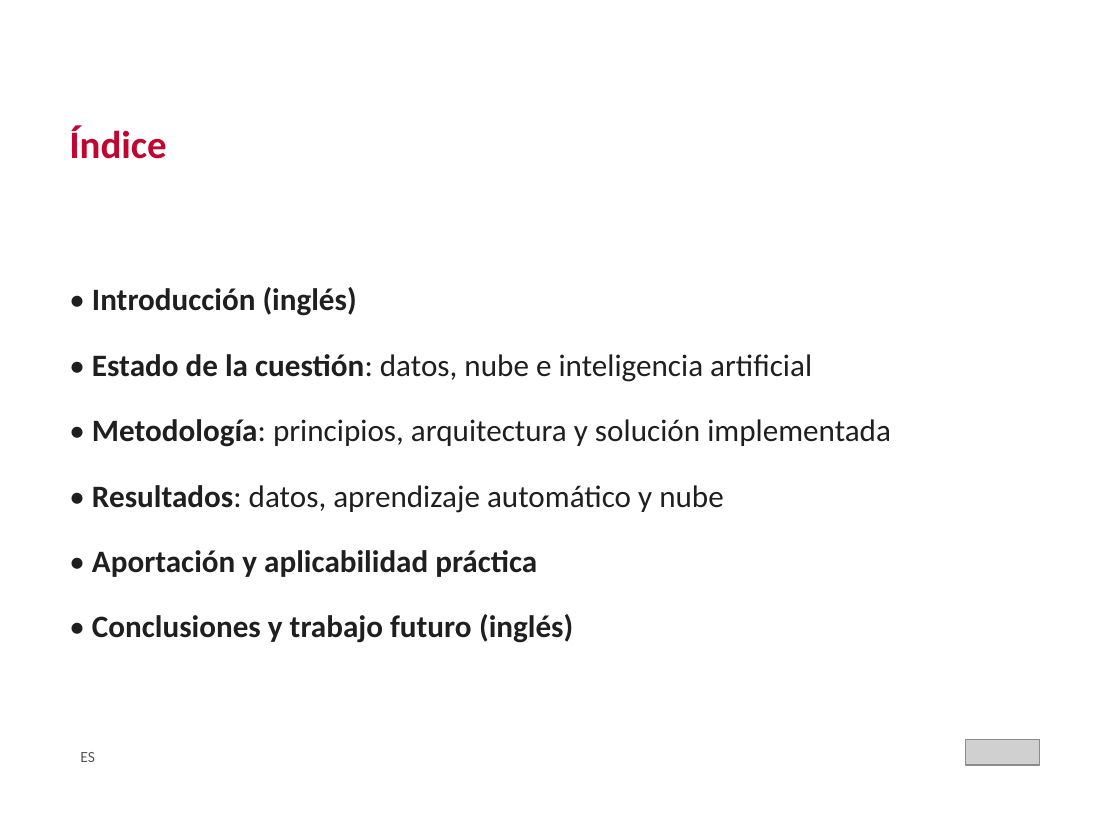
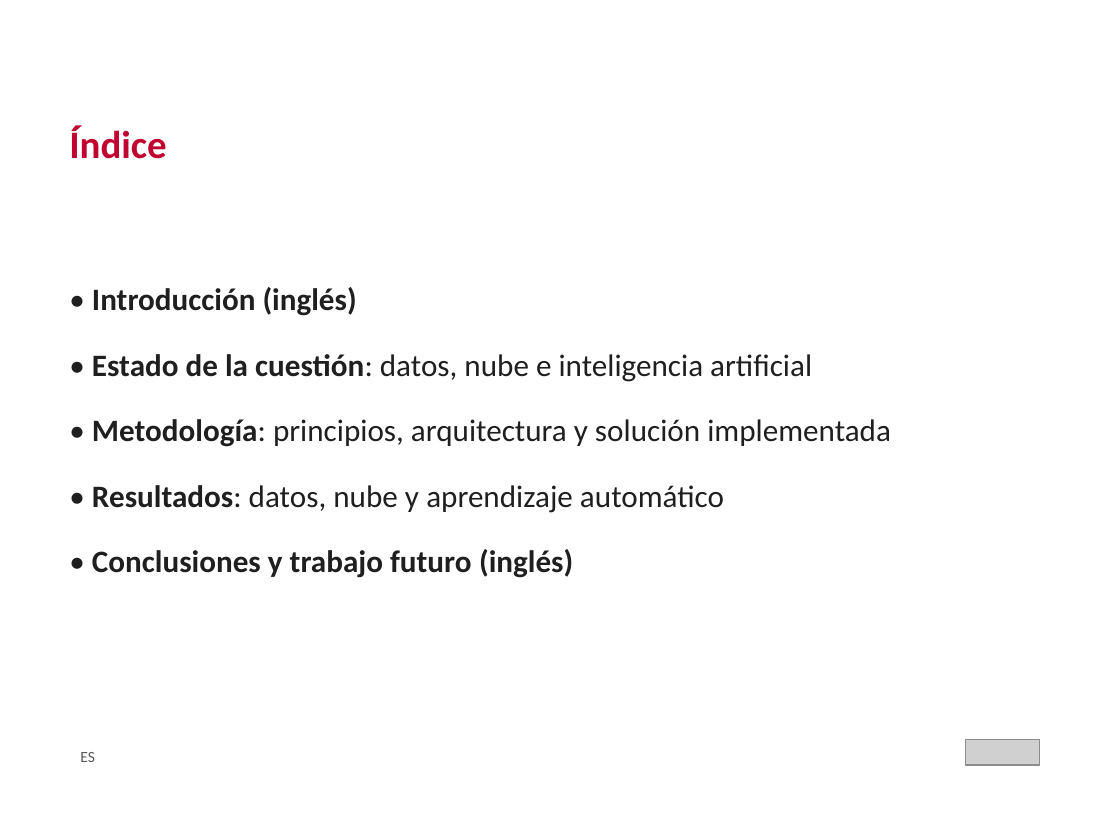
Before and after one commit to crismo04/TFM-cloud-soliutions-to-public-data, a slide deck: slide 2 of master's thesis/TFM_MII_Cloud_AI_PublicData_MolinaCristian_2026.pptx. Drawn at 1120x840 pixels with LibreOffice and Linux fonts; fonts in the diff are those of the drawing; grey boxes stand for pictures; background and template pictures are left out. Boxes give left, top, right and bottom in pixels: in the first picture for what was removed or moved away, otherwise in the second. Text is boxed around its words. In the diff, an @@ line names an element or a change of style, - is before the commit and + after.

```diff
--- a/master's thesis/TFM_MII_Cloud_AI_PublicData_MolinaCristian_2026.pptx
+++ b/master's thesis/TFM_MII_Cloud_AI_PublicData_MolinaCristian_2026.pptx
@@ text at (x1=92, y1=485, x2=724, y2=513): text changed; bold off @@
-• Resultados: datos, aprendizaje automático y nube
-• Aportación y aplicabilidad práctica
+• Resultados: datos, nube y aprendizaje automático
```
Also in this commit, not shown: 12 other slides changed, 1 slide removed, 1 other file.
